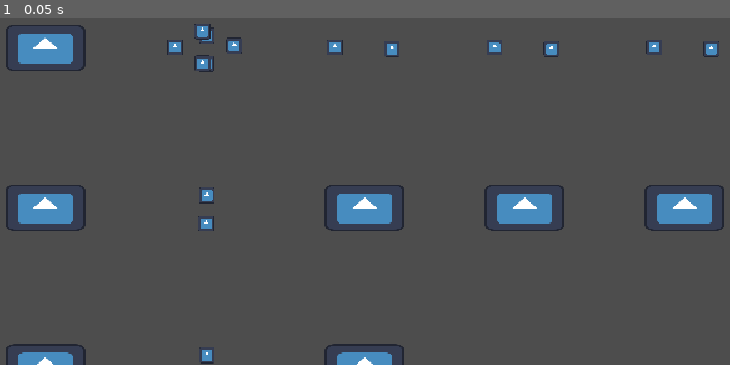
Above: before the commit, frame 1.
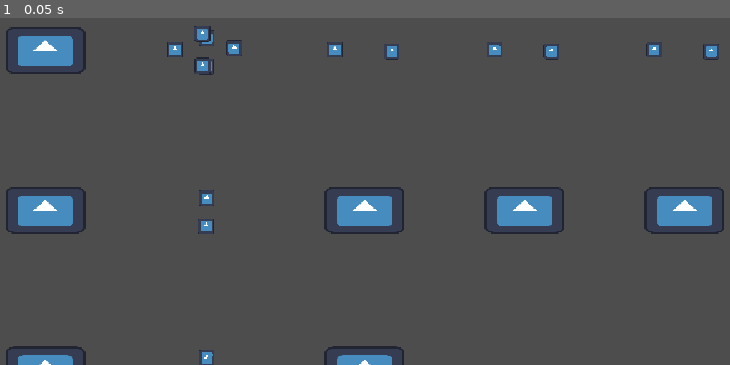
Above: after the commit, the same moment.

Repository: Spedinja/LudumDare58
Game: Godot game, scene res://Scenes/LevelGen/test_levelGen.tscn
Same seed, same stepped clock (60 frames per second), same inputs: the game is played once before the commit and once after it. This scene is started directly instead of the project's main scene. The engine's default icon, where the game draws it, is replaced by a stand-in: a white triangle on a blue panel in a dark square.
Inputs:
- Up to frame 1 (0.05 s): no input

The runs differ from the first frame. In frame 1, 2.6% of the frame differs, in the area x 0-100%, y 1-100%.

Commit message:
added cagedgecko spawn added base for enemy spawn

Diff:
--- a/Scenes/LevelGen/test_levelGen.tscn
+++ b/Scenes/LevelGen/test_levelGen.tscn
@@ -29,5 +29,5 @@
 max_rooms = 35
 
 [node name="Camera2D" type="Camera2D" parent="."]
-position = Vector2(1613, 912)
+position = Vector2(1613, 892)
 zoom = Vector2(0.1, 0.1)
--- a/Scripts/LevelGen/room_Fragment.gd
+++ b/Scripts/LevelGen/room_Fragment.gd
@@ -4,10 +4,22 @@
 
 @export var has_cagedGecko: bool = false
 @onready var cagedgecko_scene = preload("res://Scenes/Enemies/enemy.tscn")
+#
+@onready var tilemap: TileMap
+@onready var enemy_scene: PackedScene = preload("res://Scenes/Enemies/enemy.tscn")
+@export var spawn_count: int = 5
+@export var min_distance: float = 32  #minimum pixels between enemies
+@export var wall_terrain_name: String = "GroundWalls"
 
 func _ready():
 	if has_cagedGecko:
 		spawn_cagedgecko()
+
+	var tilemap_layer = get_node_or_null("Tilemap/BaseMapLayer") as TileMapLayer
+	if not tilemap_layer:
+		push_warning("TileMapLayer not found!")
+		return
+	spawn_enemies(tilemap_layer)
 
 func spawn_cagedgecko():
 	var spawn_point = find_child("CagedGecko_Spawner", true, false)
@@ -18,3 +30,46 @@
 	var gecko = cagedgecko_scene.instantiate()
 	spawn_point.add_child(gecko)
 	gecko.position = Vector2.ZERO
+
+###################enemy spawn
+func get_walkable_tiles(tilemap_layer: TileMapLayer) -> Array[Vector2i]:
+	var tiles: Array[Vector2i] = []
+	var tileset = tilemap_layer.tile_set
+
+	# get all tiles placed in the layer
+	var placed_tiles = tilemap_layer.get_used_cells()
+	for tile_data in placed_tiles:
+		var cell = Vector2i(tile_data.x, tile_data.y)  # Vector2i cell coordinates
+		tiles.append(cell)
+	return tiles
+
+
+func spawn_enemies(tilemap_layer: TileMapLayer):
+	var spawnable_tiles = get_walkable_tiles(tilemap_layer)
+	if spawnable_tiles.is_empty():
+		push_warning("No walkable tiles found for enemy spawning!")
+		return
+
+	var spawned_positions: Array[Vector2i] = []
+	var attempts = 0
+
+	while spawned_positions.size() < spawn_count and attempts < spawn_count:
+		attempts += 1
+
+		var cell = spawnable_tiles[randi() % spawnable_tiles.size()]
+		var world_pos = tilemap_layer.map_to_local(cell)
+
+		# check minimum distance from already spawned enemies
+		var too_close = false
+		for pos in spawned_positions:
+			if pos.distance_to(world_pos) < min_distance:
+				too_close = true
+				break
+
+		if too_close:
+			continue
+
+		var enemy = enemy_scene.instantiate()
+		add_child(enemy)
+		enemy.global_position = world_pos
+		spawned_positions.append(world_pos)
